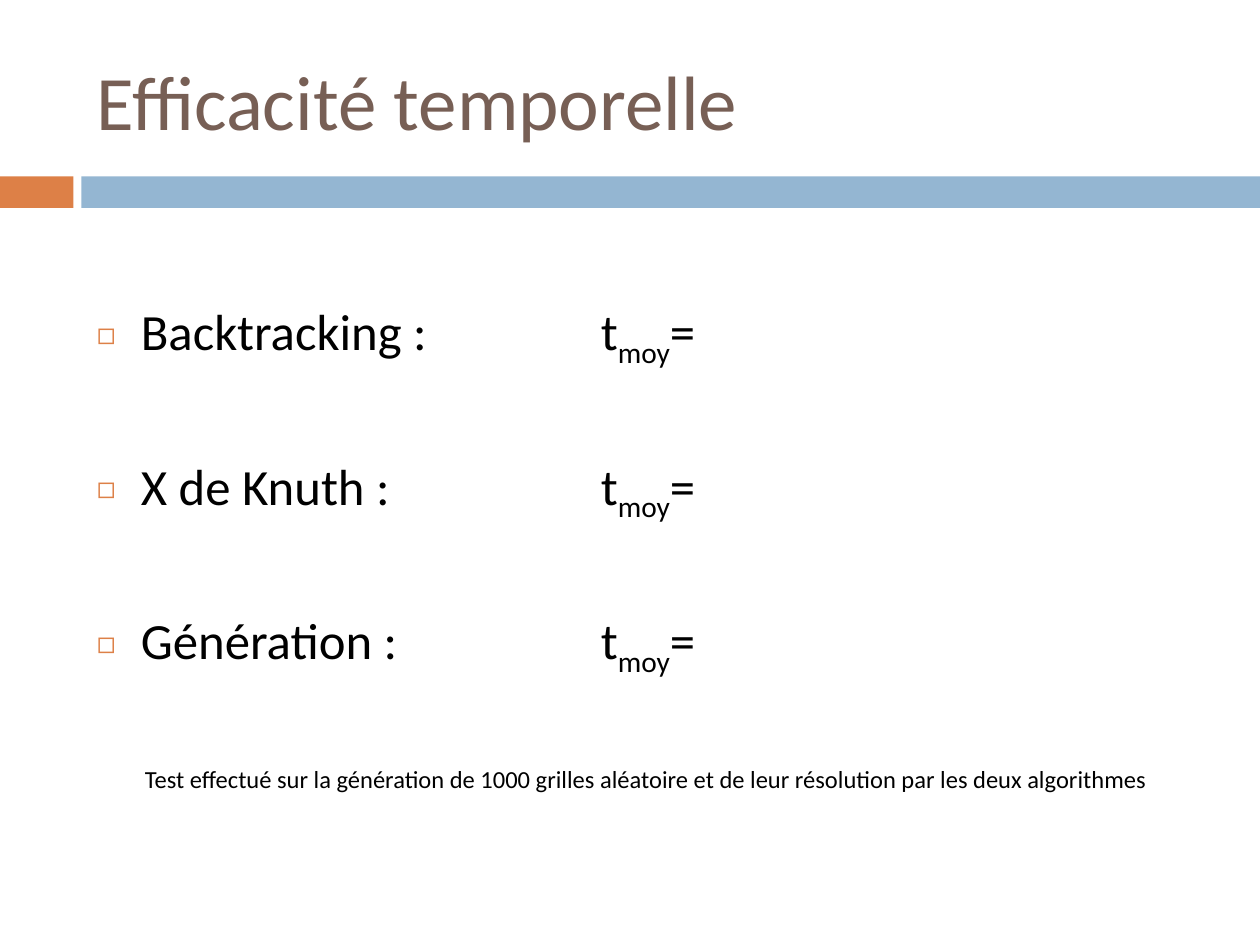
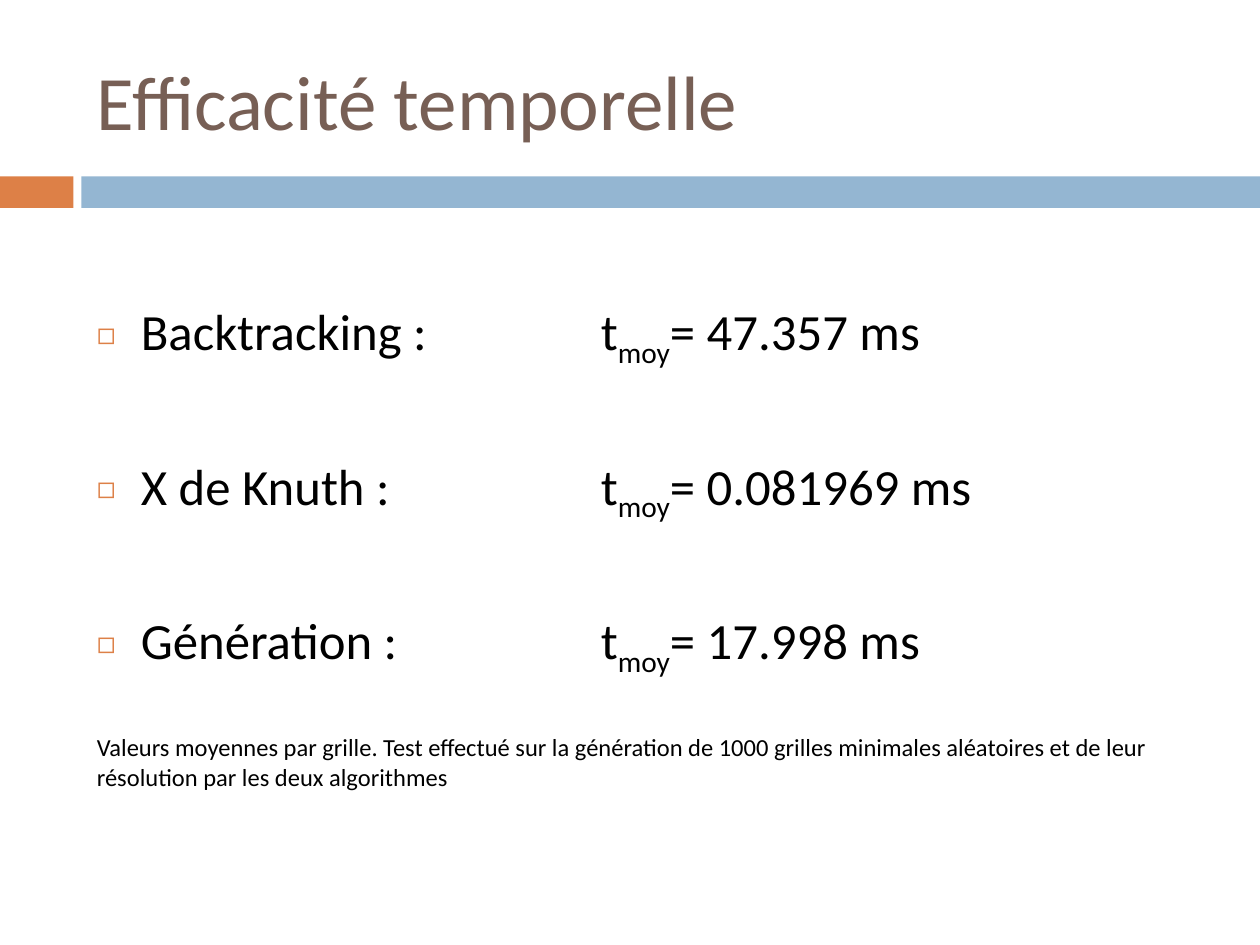
Before and after one commit to arantes555/Sudoku, a slide deck: slide 10 of projet inf.pptx. Drawn at 1260x945 pixels with LibreOffice and Linux fonts; fonts in the diff are those of the drawing. Boxes give left, top, right and bottom in pixels: in the first picture for what was removed or moved away, otherwise in the second. Text is boxed around its words. In the diff, an @@ line names an element or a change of style, - is before the commit and + after.

```diff
--- a/projet inf.pptx
+++ b/projet inf.pptx
@@ text at <box>97,314,1145,791</box>: text changed @@
-◻ Backtracking : tmoy=
-◻ X de Knuth : tmoy=
-◻ Génération : tmoy=
-Test effectué sur la génération de 1000 grilles aléatoire et de leur résolution par les deux algorithmes
+◻ Backtracking : tmoy= 47.357 ms
+◻ X de Knuth : tmoy= 0.081969 ms
+◻ Génération : tmoy= 17.998 ms
+Valeurs moyennes par grille. Test effectué sur la génération de 1000 grilles minimales aléatoires et de leur résolution par les deux algorithmes
```
Also in this commit, not shown: 3 other slides changed.
